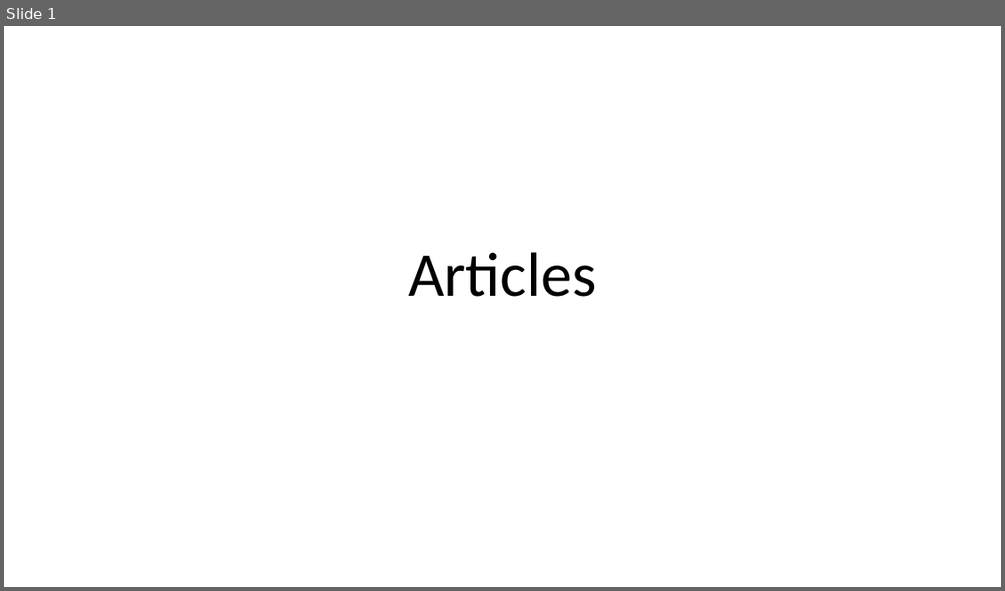
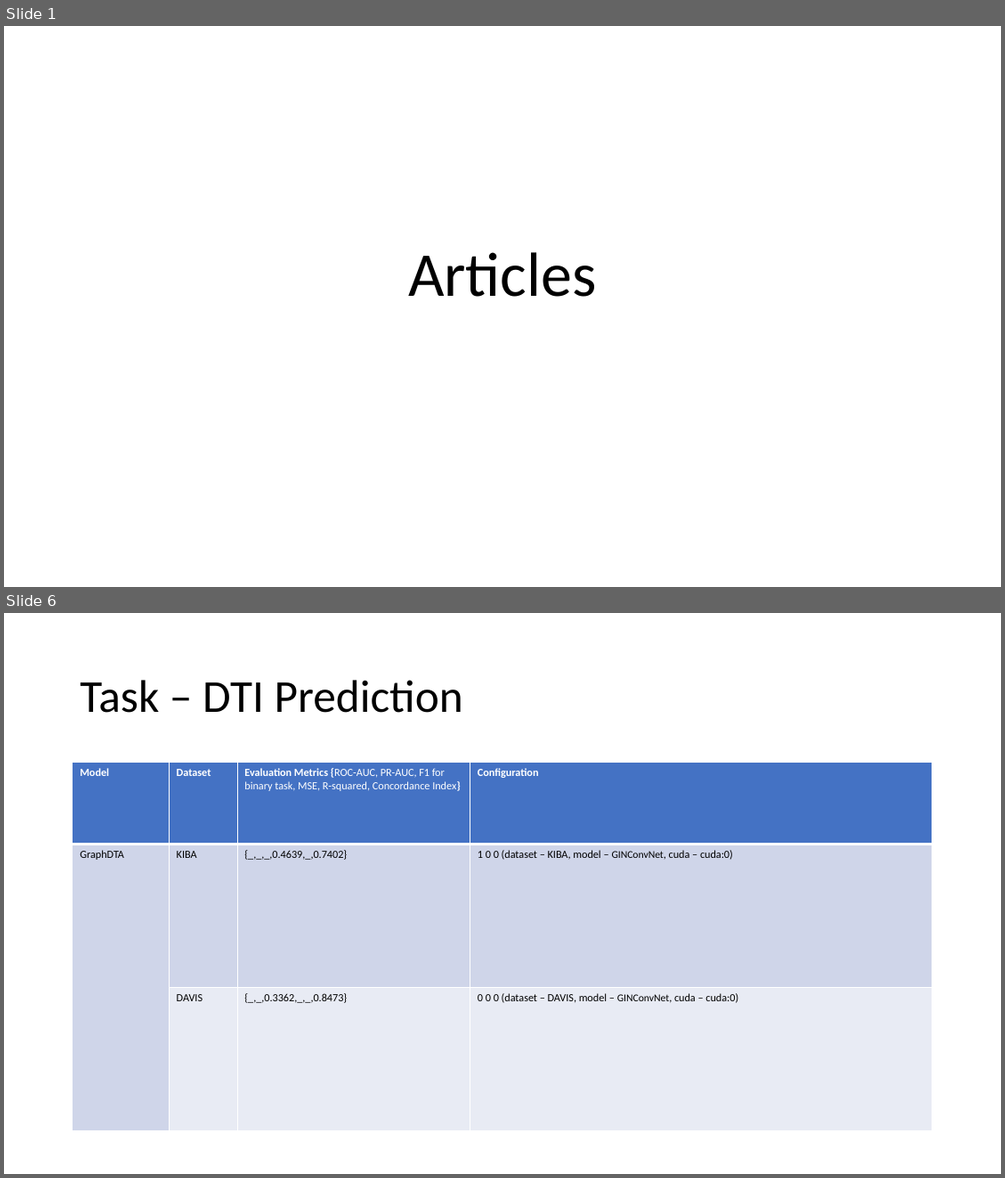
Before and after one commit to debnathk/articles, a slide deck: articles.pptx. Shown one above the other, each under a label of ours: slide 1 before the commit, slides 1 and 6 after it; the slides between them are not shown. The pictures are 1005x591 and 1005x1178 pixels, drawn with LibreOffice and Linux fonts; fonts in the diff are those of the drawing. Boxes give left, top, right and bottom in pixels: in the first picture for what was removed or moved away, otherwise in the second. Text is boxed around its words. In the diff, an @@ line names an element or a change of style, - is before the commit and + after.

```diff
--- a/articles.pptx
+++ b/articles.pptx
@@ slide 6 added at (x1=4, y1=613, x2=1001, y2=1174), background #FFFFFF @@
@@ title added at (x1=80, y1=680, x2=463, y2=713), 44 pt, text #000000 @@
+Task – DTI Prediction
@@ table added at (x1=73, y1=763, x2=932, y2=1131), 3 rows, 4 columns @@
+Model | Dataset | Evaluation Metrics {ROC-AUC, PR-AUC, F1 for binary task, MSE, R-squared, Concordance Index} | Configuration
+GraphDTA | KIBA | {_,_,_,0.4639,_,0.7402} | 1 0 0 (dataset – KIBA, model – GINConvNet, cuda – cuda:0)
+ | DAVIS | {_,_,0.3362,_,_,0.8473} | 0 0 0 (dataset – DAVIS, model – GINConvNet, cuda – cuda:0)
```
Also in this commit, not shown: 1 slide changed, 4 other slides added, 6 other files.
